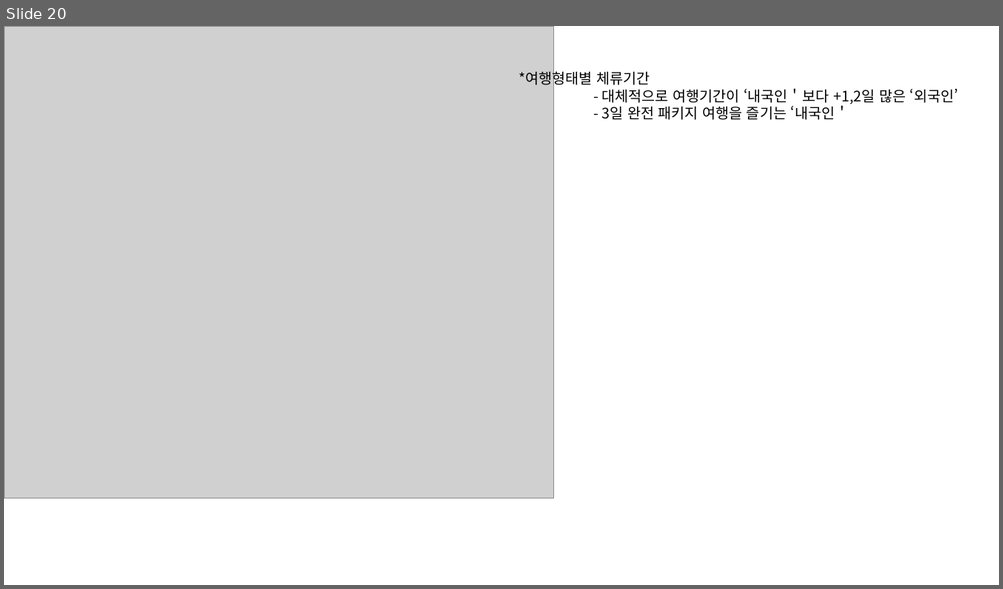
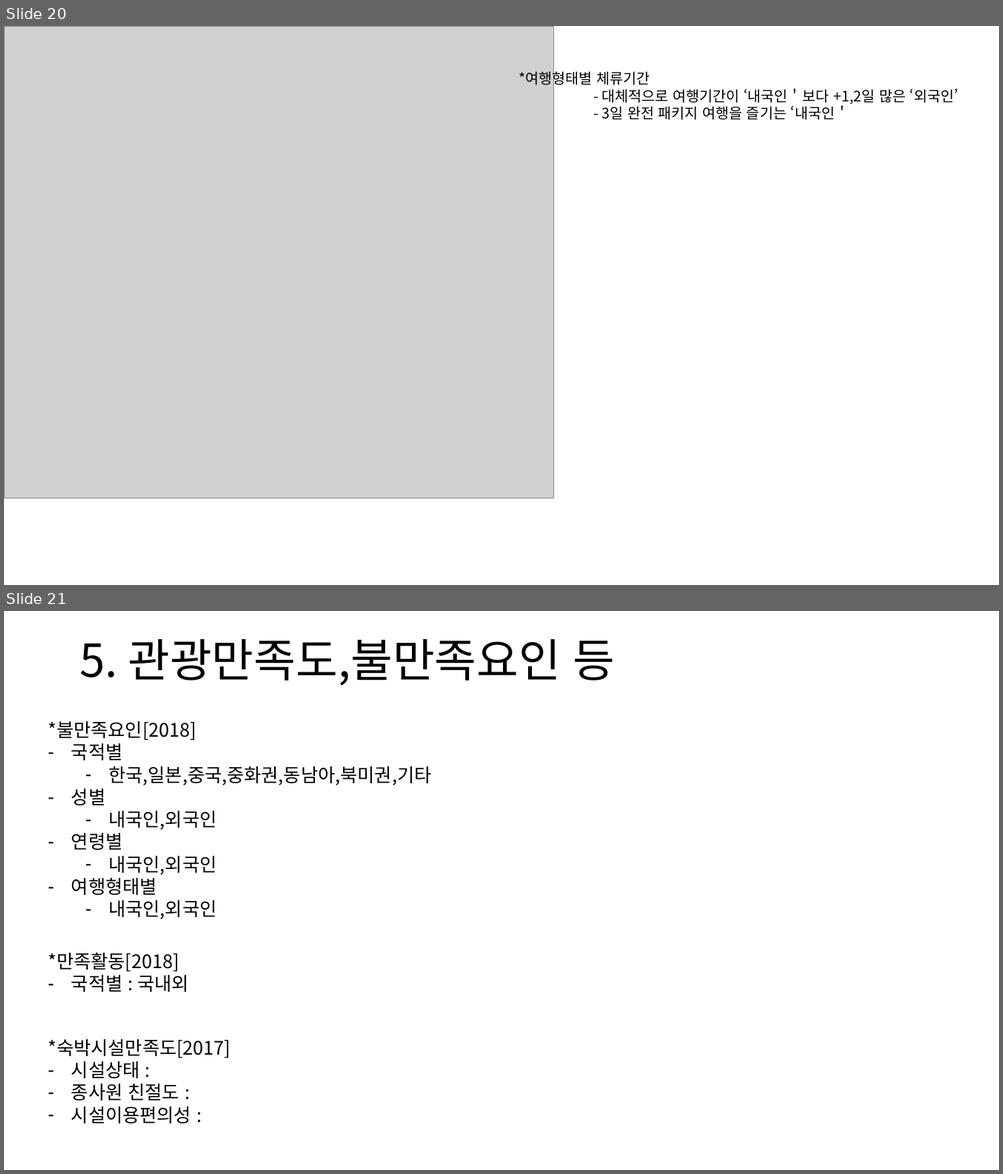
Before and after one commit to so-jeong0127/6-project, a slide deck: 김신혁/191215/r 그래프.pptx. Shown one above the other, each under a label of ours: slide 20 before the commit, slides 20 and 21 after it. The pictures are 1003x589 and 1003x1174 pixels, drawn with LibreOffice and Linux fonts; fonts in the diff are those of the drawing; grey boxes stand for pictures. Boxes give left, top, right and bottom in pixels: in the first picture for what was removed or moved away, otherwise in the second. Text is boxed around its words. In the diff, an @@ line names an element or a change of style, - is before the commit and + after.

```diff
--- a/김신혁/191215/r 그래프.pptx
+++ b/김신혁/191215/r 그래프.pptx
@@ slide 21 added at [4,611,999,1170], background #FFFFFF @@
@@ title added at [79,639,615,686], 44 pt, text #000000 @@
+5. 관광만족도,불만족요인 등
@@ text added at [48,721,431,920], 18 pt, text #000000 @@
+*불만족요인[2018]
+– 국적별
+  – 한국,일본,중국,중화권,동남아,북미권,기타
+– 성별
+  – 내국인,외국인
+– 연령별
+  – 내국인,외국인
+– 여행형태별
+  – 내국인,외국인
@@ text added at [48,953,189,992], 18 pt, text #000000 @@
+*만족활동[2018]
+– 국적별 : 국내외
@@ text added at [48,1039,230,1124], 18 pt, text #000000 @@
+*숙박시설만족도[2017]
+– 시설상태 :
+– 종사원 친절도 :
+– 시설이용편의성 :
```
Also in this commit, not shown: 1 slide changed, 6 other slides added, 30 other files.
